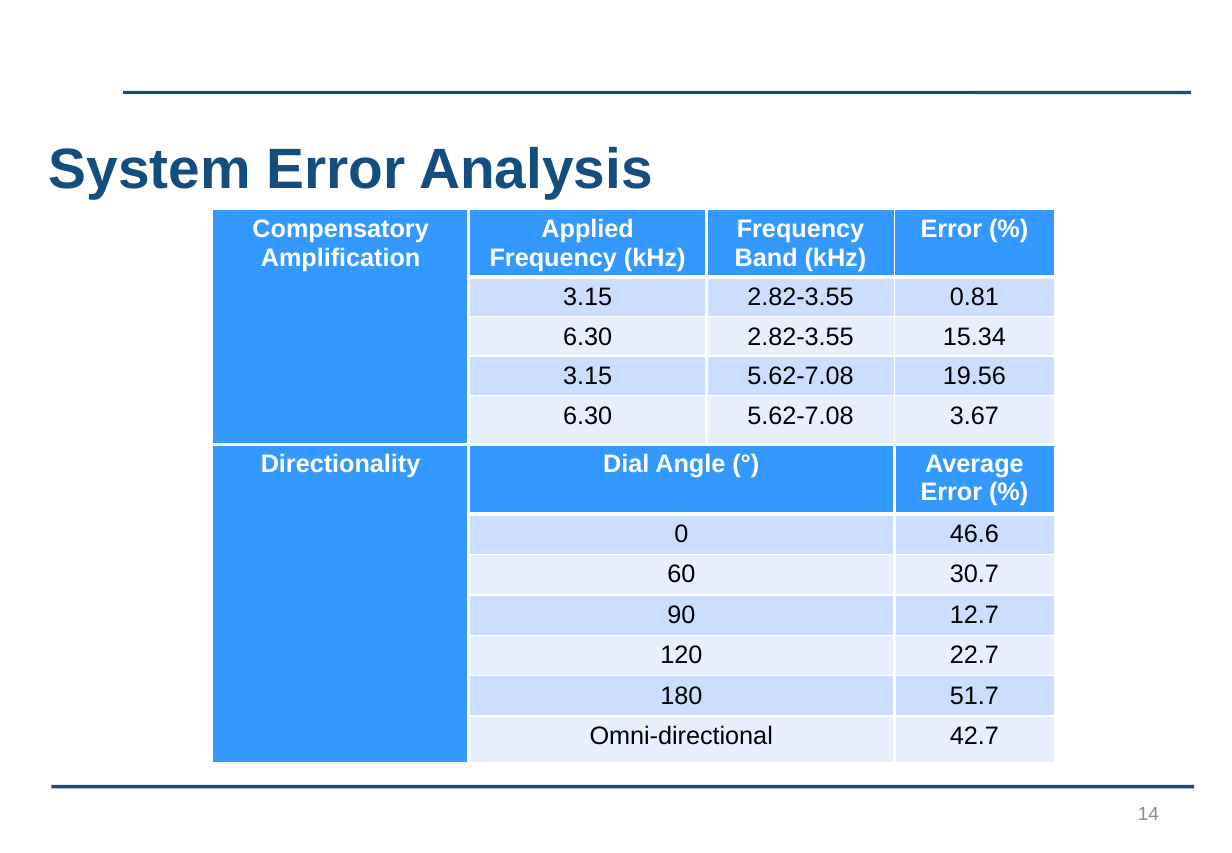
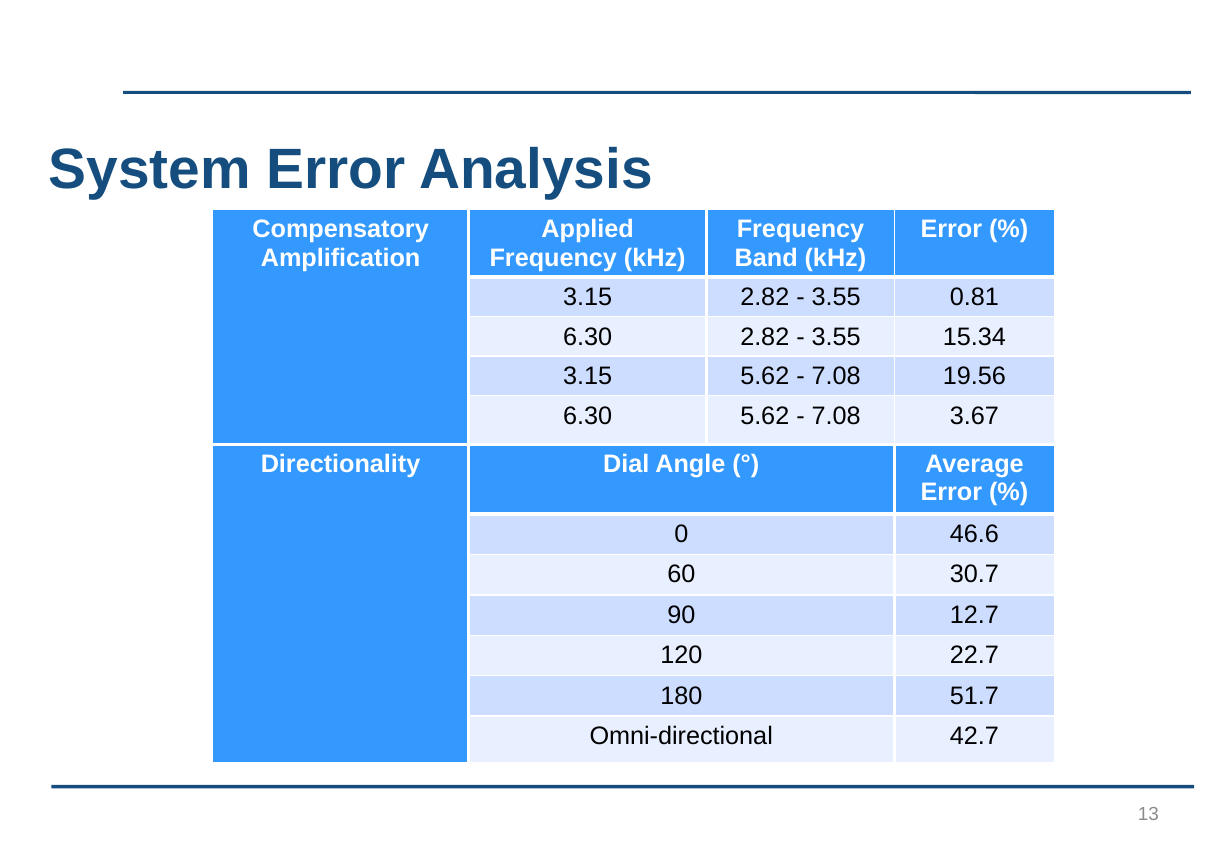
Before and after one commit to kayjayB/I_cant_hear_you, a slide deck: slide 13 of Presentation/Lab Project Presentation.pptx (slide 14 before the commit). Drawn at 1232x853 pixels with LibreOffice and Linux fonts; fonts in the diff are those of the drawing; background and template pictures are left out. Boxes give left, top, right and bottom in pixels: in the first picture for what was removed or moved away, otherwise in the second. Text is boxed around its words. In the diff, an @@ line names an element or a change of style, - is before the commit and + after.

```diff
--- a/Presentation/Lab Project Presentation.pptx
+++ b/Presentation/Lab Project Presentation.pptx
@@ table at (213,209,1056,448) @@
-row 2, column 3: 2.82-3.55
+row 2, column 3: 2.82 - 3.55
-row 3, column 3: 2.82-3.55
+row 3, column 3: 2.82 - 3.55
-row 4, column 3: 5.62-7.08
+row 4, column 3: 5.62 - 7.08
-row 5, column 3: 5.62-7.08
+row 5, column 3: 5.62 - 7.08
@@ page number at (1138,807,1159,820): text changed @@
-14
+13
```
Also in this commit, not shown: 10 other slides changed, 1 slide removed, 1 other file.
